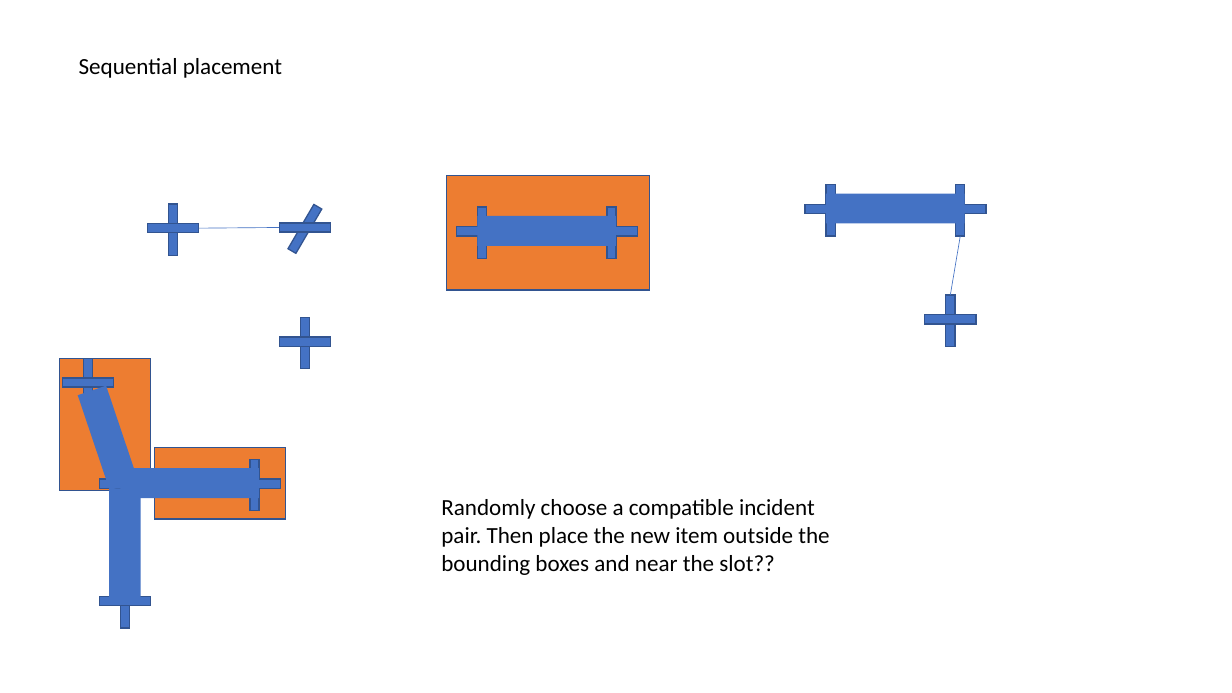
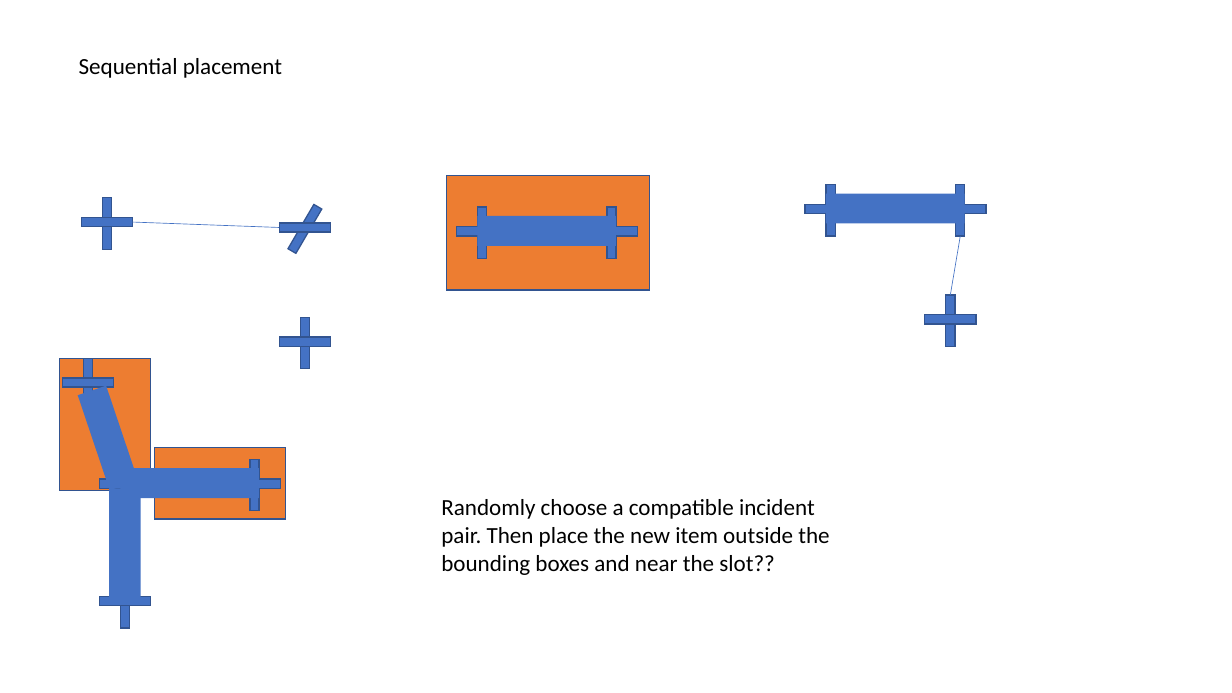
Before and after one commit to AugmentedDesignLab/junction-art, a slide deck: slide 8 of plan/road gen plan.pptx. Drawn at 1232x693 pixels with LibreOffice and Linux fonts; fonts in the diff are those of the drawing. Boxes give left, top, right and bottom in pixels: in the first picture for what was removed or moved away, otherwise in the second. Text is boxed around its words. In the diff, an @@ line names an element or a change of style, - is before the commit and + after.

```diff
--- a/plan/road gen plan.pptx
+++ b/plan/road gen plan.pptx
@@ rectangle: place and size @@
-rectangle at bbox=[168, 204, 177, 256]
+rectangle at bbox=[103, 198, 112, 250]
@@ rectangle: place and size @@
-rectangle at bbox=[147, 224, 199, 233]
+rectangle at bbox=[81, 218, 133, 227]
@@ line moved from (279, 227) - (199, 228) to (279, 227) - (132, 222) @@
```
Also in this commit, not shown: 1 slide added, 10 other files.
